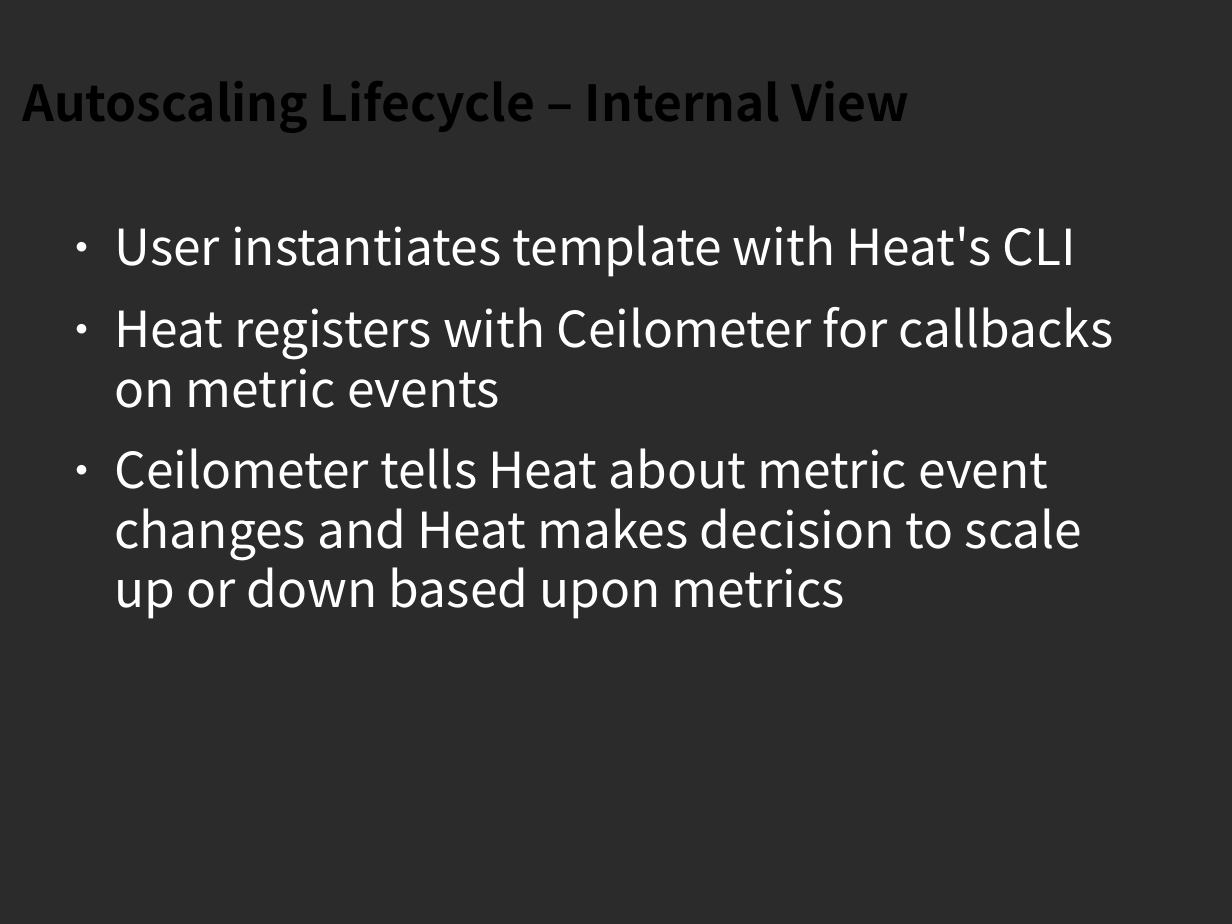
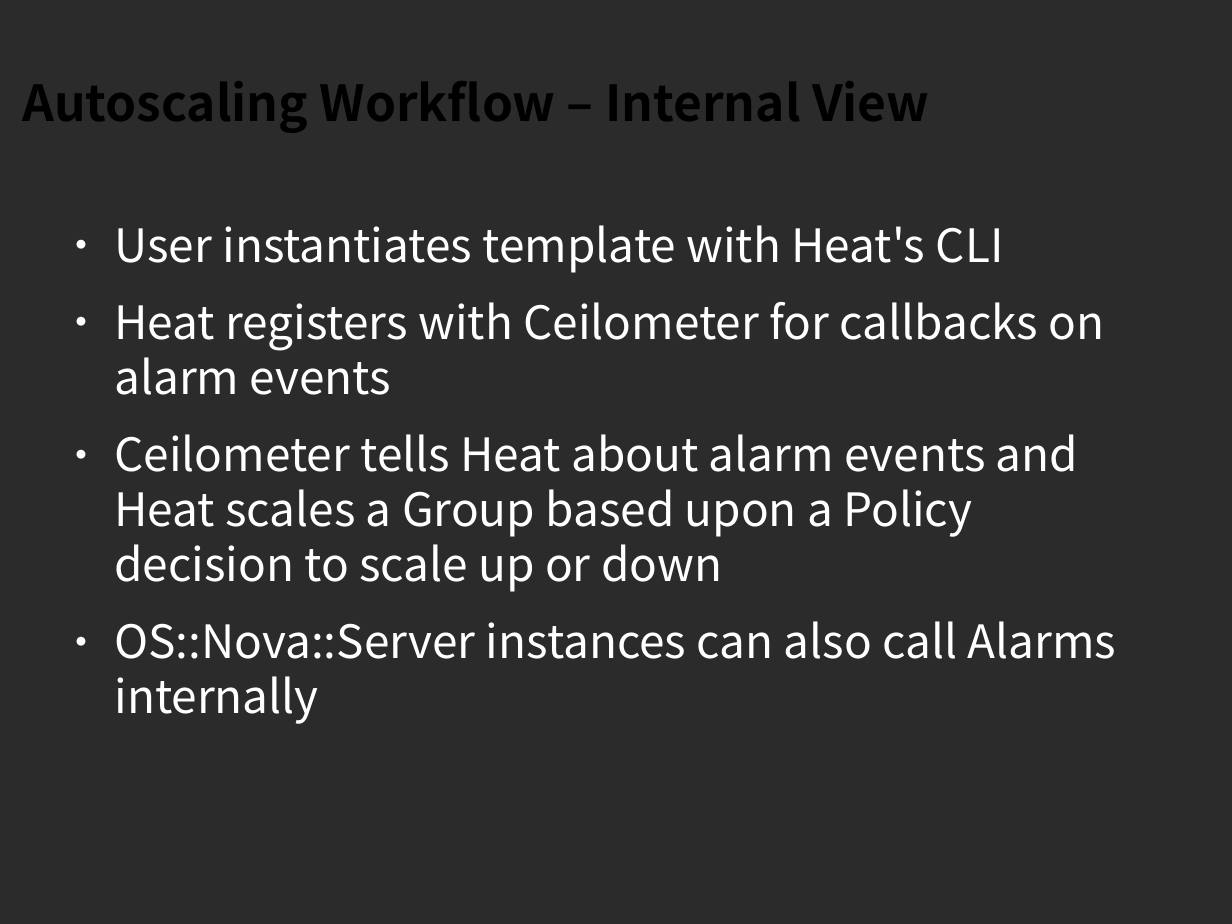
Before and after one commit to sdake/slides, a slide deck: slide 11 of sdake-cloudopen-heat-2013-09/heat-cloudopen-final.odp (slide 12 before the commit). Drawn at 1232x924 pixels with LibreOffice and Linux fonts; fonts in the diff are those of the drawing; background and template pictures are left out; a plain dark background stands for a picture behind light text. Boxes give left, top, right and bottom in pixels: in the first picture for what was removed or moved away, otherwise in the second. Text is boxed around its words. In the diff, an @@ line names an element or a change of style, - is before the commit and + after.

```diff
--- a/sdake-cloudopen-heat-2013-09/heat-cloudopen-final.odp
+++ b/sdake-cloudopen-heat-2013-09/heat-cloudopen-final.odp
@@ title at bbox=[22, 81, 929, 133]: text changed @@
-Autoscaling Lifecycle – Internal View
+Autoscaling Workflow – Internal View
@@ text at bbox=[114, 225, 1004, 273]: size 32 to 29.6 pt in "User instantiates template with Heat's CLI" @@
@@ text at bbox=[114, 302, 1117, 724]: text changed; size 32 to 29.6 pt @@
-● Heat registers with Ceilometer for callbacks on metric events
-● Ceilometer tells Heat about metric event changes and Heat makes decision to scale up or down based upon metrics
+● Heat registers with Ceilometer for callbacks on alarm events
+● Ceilometer tells Heat about alarm events and Heat scales a Group based upon a Policy decision to scale up or down
+● OS::Nova::Server instances can also call Alarms internally
```
Also in this commit, not shown: 8 other slides changed, 8 slides added, 4 slides removed, 2 other files.
